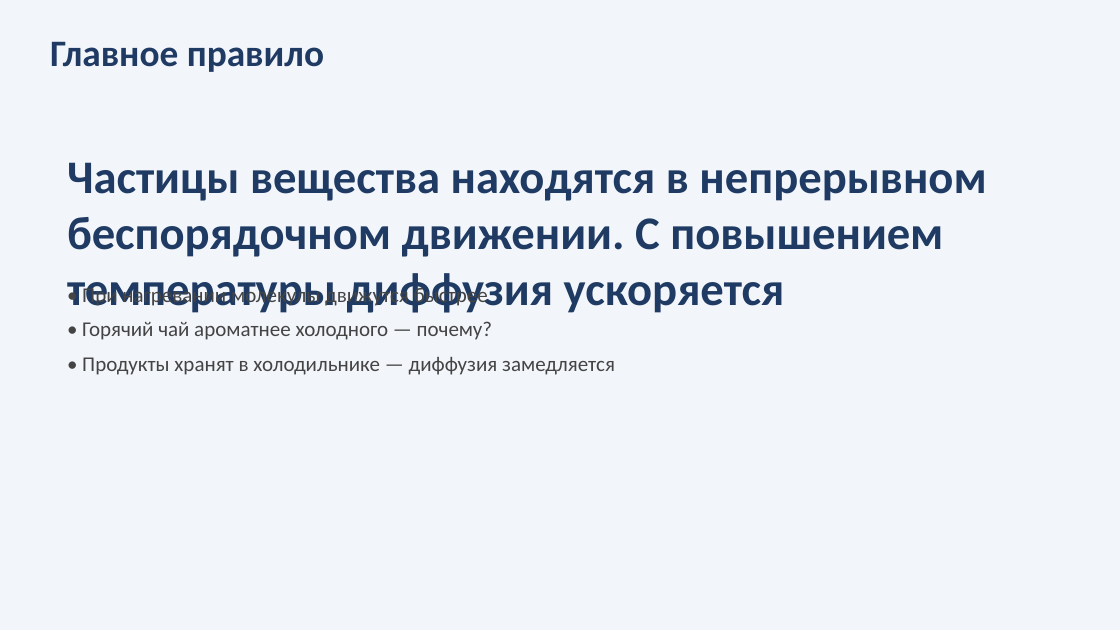
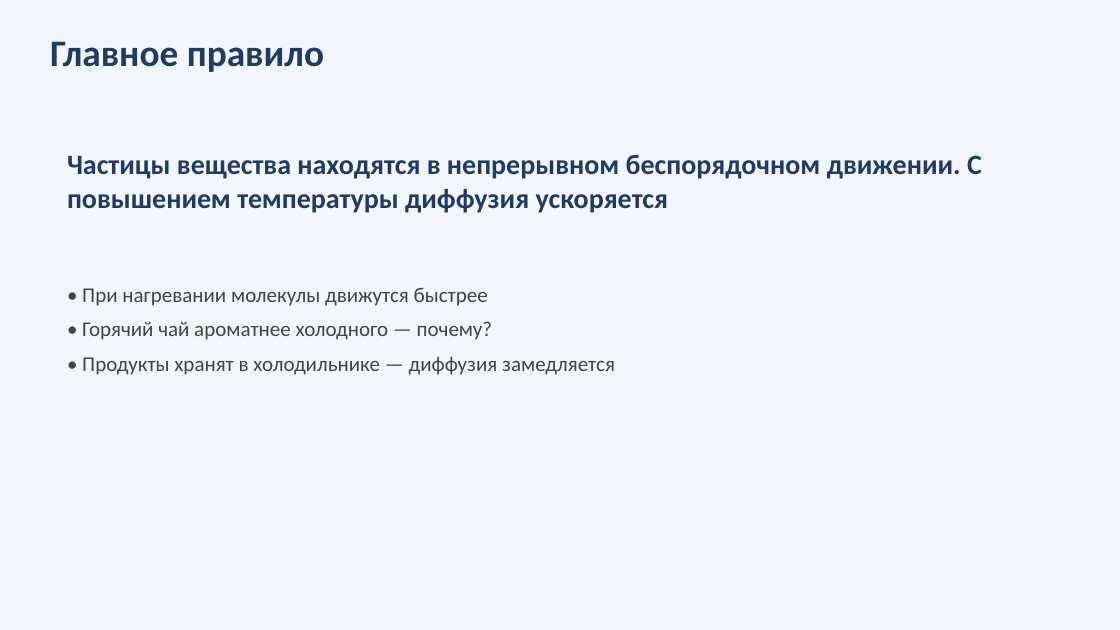
Before and after one commit to F1exmp/physics, a slide deck: slide 7 of lessons/7/7_08_Движение_частиц_вещества/7_08_Движение_частиц_вещества.pptx. Drawn at 1120x630 pixels with LibreOffice and Linux fonts; fonts in the diff are those of the drawing. Boxes give left, top, right and bottom in pixels: in the first picture for what was removed or moved away, otherwise in the second. Text is boxed around its words. In the diff, an @@ line names an element or a change of style, - is before the commit and + after.

```diff
--- a/lessons/7/7_08_Движение_частиц_вещества/7_08_Движение_частиц_вещества.pptx
+++ b/lessons/7/7_08_Движение_частиц_вещества/7_08_Движение_частиц_вещества.pptx
@@ text "Частицы вещества находятся в непрерывном ..." at (67, 154, 982, 213): size 40 to 24 pt @@
```
Also in this commit, not shown: 2 other slides changed, 23 other files.
